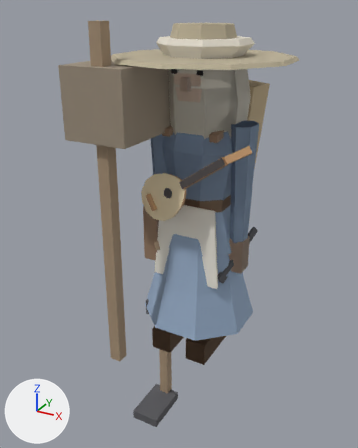
What one commit did to the glTF model game/assets/modelle/figuren/figur_halbling.glb.
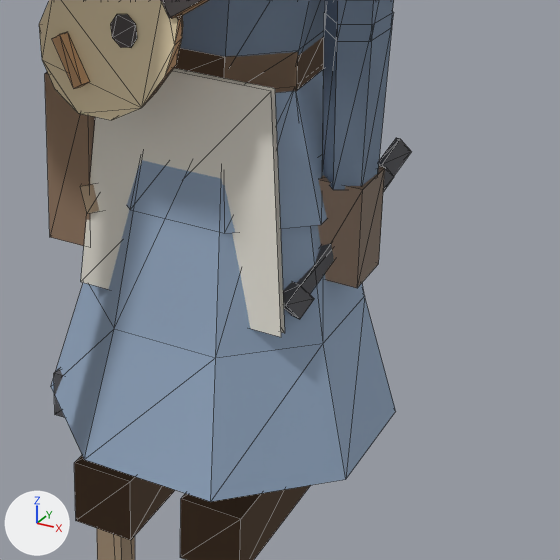
Old and new are each drawn whole from a 50 mm camera at (0.786, -1.6, 1.29) aimed at (-0.098, 0.008, 0.486) and again close up on the part from 36% to 85% of the width and 41% to 80% of the height. Lighting does not change. The marker at lower left points along +X, +Y and +Z. The first two pictures are the older version. The close-ups show mesh edges as thin lines.

The first close-up shows 'Hacke', 'Koerper_Frau', 'Koerper_Mann', 'Laute', 'Meissel', 'Schuerze', 'Tasche' and 2 more.
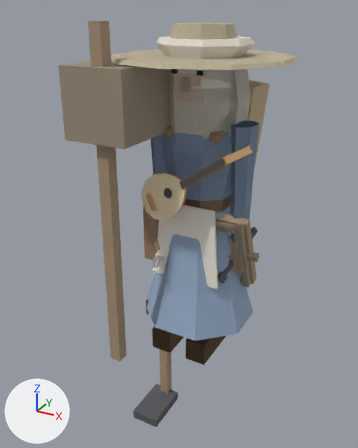
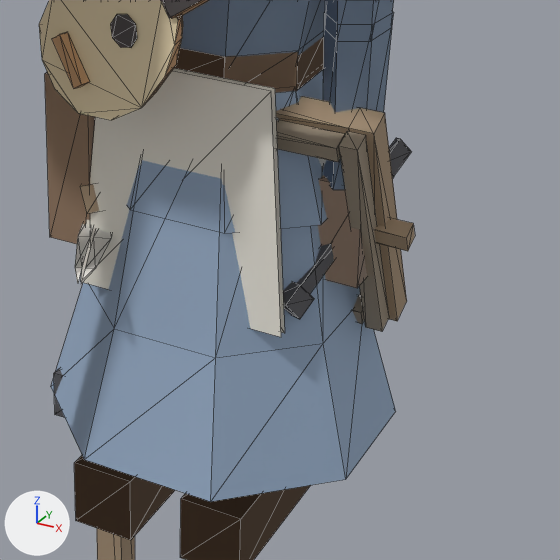
The edits, one by one:
Mesh me_sieb is new.
It has 108 vertices, 162 faces and spans x -0.215..0.215, y -0.085..0.092, z 0.264..0.588.
It uses material mat_figur.
Mesh me_feder is new.
It has 32 vertices, 44 faces and spans x -0.2..-0.077, y -0.221..0.087, z 0.38..0.441.
It uses material mat_figur.
Mesh me_dochtstab is new.
It has 228 vertices, 272 faces and spans x -0.245..0.245, y -0.016..0.146, z 0.407..0.494.
It uses material mat_figur.
Object 'Sieb' (ob_sieb) is new; it shows me_sieb.
Its location is (0.0, 0.0, 0.0).
Object 'Feder' (ob_feder) is new; it shows me_feder.
Its location is (0.0, 0.0, 0.0).
Object 'Dochtstab' (ob_dochtstab) is new; it shows me_dochtstab.
Its location is (0.0, 0.0, 0.0).

Boxes (x1, y1, x2, y2) around the edits, measured in the close-ups (560 x 560 px):
'Sieb', added (brown)
    after: (276, 96, 407, 332)
'Feder', added
    after: (75, 224, 112, 284)
'Dochtstab', added (brown)
    after: (374, 218, 415, 251)
